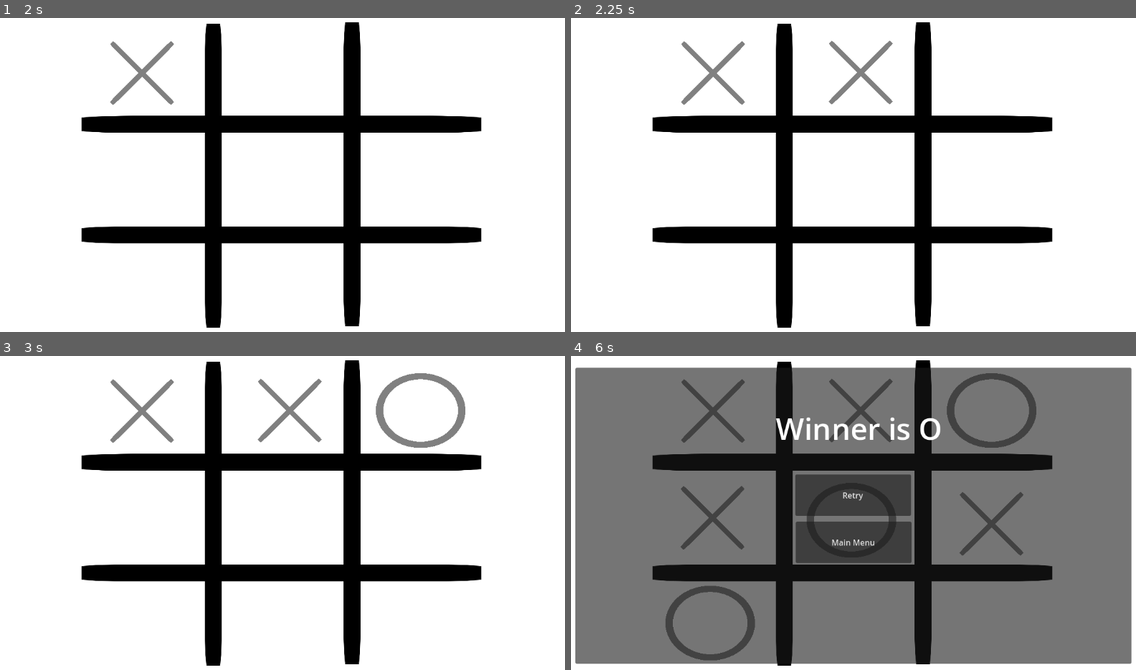
Above: before the commit, frames 1-4 (two rows, left to right).
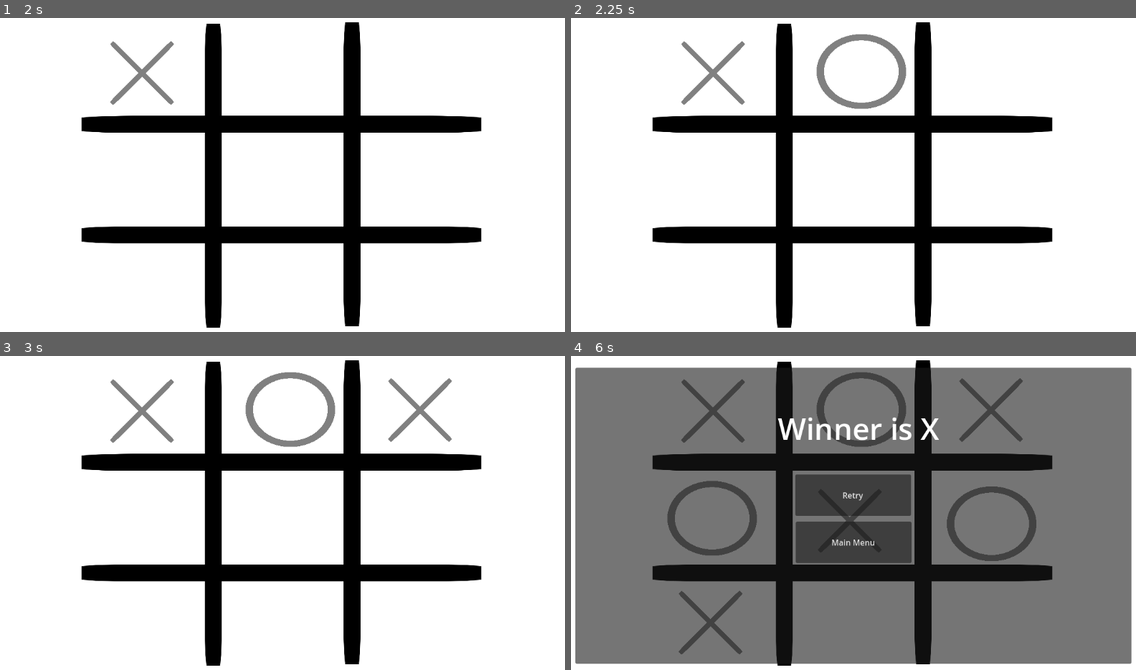
Above: after the commit, the same moments.

Repository: im-shashank/Tick-Tack-Toe
Game: Godot game, scene res://scenes/start_menu.tscn
Two runs of this game, one before a commit and one after it. Both use one fixed random seed, a clock stepped at 60 frames per second and the inputs below. The engine's default icon, where the game draws it, is replaced by a stand-in: a white triangle on a blue panel in a dark square.
Inputs (mouse positions are in pixels of both pictures, inside the frame that each line leads up to):
- Up to frame 1 (2 s): click "Single player" at 0.5 s; click (141, 71) at 1.25 s
- Up to frame 2 (2.25 s): click (853, 71) at 2 s
- Up to frame 3 (3 s): click (423, 409) at 2.75 s
- Up to frame 4 (6 s): click (994, 516) at 3.5 s; click (853, 516) at 4.25 s; click (717, 516) at 5 s; click (712, 622) at 5.75 s

Frame 1 is identical in both runs. In frame 2, 1.3% of the frame differs, in the area x 43-60%, y 5-29%; in frame 3, 2.6%; in frame 4, 6.9%, in the area x 16-83%, y 5-98%.

Commit message:
Added the working logic for checking player's winning move

Diff:
--- a/scenes/scripts/SinglePlayer.gd
+++ b/scenes/scripts/SinglePlayer.gd
@@ -14,19 +14,6 @@
 	["", "", ""],
 	["", "", ""]
 ]
-
-# A map containting all the adjacent positions possible for a speciific position
-@onready var buttonAdjacencyMap = {
-	"1": [[0, 1], [1, 0], [1, 1]],
-	"2": [[0, 0], [0, 2], [1, 1]],
-	"3": [[0, 1], [1, 2], [1, 1]],
-	"4": [[1, 1], [0, 2], [2, 2]],
-	"5": [[0, 0], [0, 1], [0, 2], [1, 0], [1, 2], [2, 0], [2, 1], [2, 2]],
-	"6": [[0, 0], [2, 0], [1, 1]],
-	"7": [[1, 0], [1, 1], [2, 1]],
-	"8": [[2, 0], [1, 1], [2, 2]],
-	"9": [[2, 1], [1, 1], [1, 2]]
-}
 
 # Called when the node enters the scene tree for the first time.
 func _ready() -> void:
@@ -45,6 +32,7 @@
 
 func checkWinner():
 	#algorithm that will check who is the winner
+
 	#check row
 	for n in 3:
 		if grid[n][0] == grid[n][1] && grid[n][1] == grid[n][2] && grid[n][0] == grid[n][2]:
@@ -62,26 +50,63 @@
 		return grid[0][2]
 
 
-func checkForAdjacentX():
-	#this function will check for adjacent x to the current position of the x
-	var possibleAdjacentPositions: Array = buttonAdjacencyMap[currentButtonPressed]
-	for i in (possibleAdjacentPositions.size()):
-		var possiblePositionArray: Array = possibleAdjacentPositions[i]
-		var x_position: int = possiblePositionArray[0]
-		var y_position: int = possiblePositionArray[1]
-		print(grid[x_position][y_position])
-
-	pass
+#this method will check for the next move that player requires to win the game
+func checkPlayerWinningMove():
+	var winningMoves: Array = []
+	#check if the winning move is in a row
+	var xRowCount: int = 0
+	for n in 3:
+		if (((grid[n][0] == grid[n][1]) && (grid[n][0] == playerChoice && grid[n][1] == playerChoice))
+		|| ((grid[n][1] == grid[n][2]) && (grid[n][1] == playerChoice && grid[n][2] == playerChoice))
+		|| ((grid[n][0] == grid[n][2]) && (grid[n][0] == playerChoice && grid[n][2] == playerChoice))):
+			for i in 3:
+				if grid[n][i] != playerChoice && grid[n][i] == "":
+					winningMoves.append([n, i])
+
+	#check if the winning move is in a column
+	for n in 3:
+		if (((grid[0][n] == grid[1][n]) && (grid[0][n] == playerChoice && grid[1][n] == playerChoice))
+		|| ((grid[1][n] == grid[2][n]) && (grid[1][n] == playerChoice && grid[2][n] == playerChoice))
+		|| ((grid[0][n] == grid[2][n]) && (grid[0][n] == playerChoice && grid[2][n] == playerChoice))):
+			for i in 3:
+				if grid[i][n] != playerChoice && grid[i][n] == "":
+					winningMoves.append([i, n])
+
+	#TODO: fix this part of the logic
+	#check if the winning move is in a diagonal
+	if ((((grid[0][0] == grid[1][1]) && (grid[0][0] == playerChoice && grid[1][1] == playerChoice)))
+	|| ((grid[1][1] == grid[2][2]) && (grid[1][1] == playerChoice && grid[2][2] == playerChoice))
+	|| ((grid[0][0] == grid[2][2]) && (grid[0][0] == playerChoice && grid[2][2] == playerChoice))):
+		if grid[0][0] == "":
+			winningMoves.append([0, 0])
+		if grid[1][1] == "":
+			winningMoves.append([1, 1])
+		if grid[2][2] == "":
+			winningMoves.append([2, 2])
+
+	if ((((grid[0][2] == grid[1][1]) && (grid[0][2] == playerChoice && grid[1][1] == playerChoice)))
+	|| ((grid[1][1] == grid[2][0]) && (grid[1][1] == playerChoice && grid[2][0] == playerChoice))
+	|| ((grid[0][2] == grid[2][0]) && (grid[0][2] == playerChoice && grid[2][0] == playerChoice))):
+		if grid[0][2] == "":
+			winningMoves.append([0, 2])
+		if grid[1][1] == "":
+			winningMoves.append([1, 1])
+		if grid[2][0] == "":
+			winningMoves.append([2, 0])
+
+	return winningMoves
 
 
 func _on_button_1_pressed() -> void:
 	currentButtonPressed = "1"
-	if grid[0][0] == "":
+	if currentTurn == "x" && grid[0][0] == "":
 		turn += 1
 		var x1 = x.get_child(0)
 		x1.visible = true
 		grid[0][0] = "X"
-		checkForAdjacentX()
+		currentTurn = "o"
+		var winningMove = checkPlayerWinningMove()
+		print(winningMove)
 	elif currentTurn == "o" && grid[0][0] == "":
 		turn += 1
 		var o1 = o.get_child(0)
@@ -93,13 +118,14 @@
 
 func _on_button_2_pressed() -> void:
 	currentButtonPressed = "2"
-	checkForAdjacentX()
 	if currentTurn == "x" && grid[0][1] == "":
 		turn += 1
 		var x2 = x.get_child(1)
 		x2.visible = true
 		grid[0][1] = "X"
 		currentTurn = "o"
+		var winningMove = checkPlayerWinningMove()
+		print(winningMove)
 	elif currentTurn == "o" && grid[0][1] == "":
 		turn += 1
 		var o2 = o.get_child(1)
@@ -111,13 +137,14 @@
 
 func _on_button_3_pressed() -> void:
 	currentButtonPressed = "3"
-	checkForAdjacentX()
 	if currentTurn == "x" && grid[0][2] == "":
 		turn += 1
 		var x3 = x.get_child(2)
 		x3.visible = true
 		grid[0][2] = "X"
 		currentTurn = "o"
+		var winningMove = checkPlayerWinningMove()
+		print(winningMove)
 	elif currentTurn == "o" && grid[0][2] == "":
 		turn += 1
 		var o3 = o.get_child(2)
@@ -129,13 +156,14 @@
 
 func _on_button_4_pressed() -> void:
 	currentButtonPressed = "4"
-	checkForAdjacentX()
 	if currentTurn == "x" && grid[1][2] == "":
 		turn += 1
 		var x4 = x.get_child(3)
 		x4.visible = true
 		grid[1][2] = "X"
 		currentTurn = "o"
+		var winningMove = checkPlayerWinningMove()
+		print(winningMove)
 	elif currentTurn == "o" && grid[1][2] == "":
 		turn += 1
 		var o4 = o.get_child(3)
@@ -147,13 +175,14 @@
 
 func _on_button_5_pressed() -> void:
 	currentButtonPressed = "5"
-	checkForAdjacentX()
 	if currentTurn == "x" && grid[1][1] == "":
 		turn += 1
 		var x5 = x.get_child(4)
 		x5.visible = true
 		grid[1][1] = "X"
 		currentTurn = "o"
+		var winningMove = checkPlayerWinningMove()
+		print(winningMove)
 	elif currentTurn == "o" && grid[1][1] == "":
 		turn += 1
 		var o5 = o.get_child(4)
@@ -165,13 +194,14 @@
 
 func _on_button_6_pressed() -> void:
 	currentButtonPressed = "6"
-	checkForAdjacentX()
 	if currentTurn == "x" && grid[1][0] == "":
 		turn += 1
 		var x6 = x.get_child(5)
 		x6.visible = true
 		grid[1][0] = "X"
 		currentTurn = "o"
+		var winningMove = checkPlayerWinningMove()
+		print(winningMove)
 	elif currentTurn == "o" && grid[1][0] == "":
 		turn += 1
 		var o6 = o.get_child(5)
@@ -183,13 +213,14 @@
 
 func _on_button_7_pressed() -> void:
 	currentButtonPressed = "7"
-	checkForAdjacentX()
 	if currentTurn == "x" && grid[2][0] == "":
 		turn += 1
 		var x7 = x.get_child(6)
 		x7.visible = true
 		grid[2][0] = "X"
 		currentTurn = "o"
+		var winningMove = checkPlayerWinningMove()
+		print(winningMove)
 	elif currentTurn == "o" && grid[2][0] == "":
 		turn += 1
 		var o7 = o.get_child(6)
@@ -201,13 +232,14 @@
 
 func _on_button_8_pressed() -> void:
 	currentButtonPressed = "8"
-	checkForAdjacentX()
 	if currentTurn == "x" && grid[2][1] == "":
 		turn += 1
 		var x8 = x.get_child(7)
 		x8.visible = true
 		grid[2][1] = "X"
 		currentTurn = "o"
+		var winningMove = checkPlayerWinningMove()
+		print(winningMove)
 	elif currentTurn == "o" && grid[2][1] == "":
 		turn += 1
 		var o8 = o.get_child(7)
@@ -219,13 +251,14 @@
 
 func _on_button_9_pressed() -> void:
 	currentButtonPressed = "9"
-	checkForAdjacentX()
 	if currentTurn == "x" && grid[2][2] == "":
 		turn += 1
 		var x9 = x.get_child(8)
 		x9.visible = true
 		grid[2][2] = "X"
 		currentTurn = "o"
+		var winningMove = checkPlayerWinningMove()
+		print(winningMove)
 	elif currentTurn == "o" && grid[2][2] == "":
 		turn += 1
 		var o9 = o.get_child(8)
